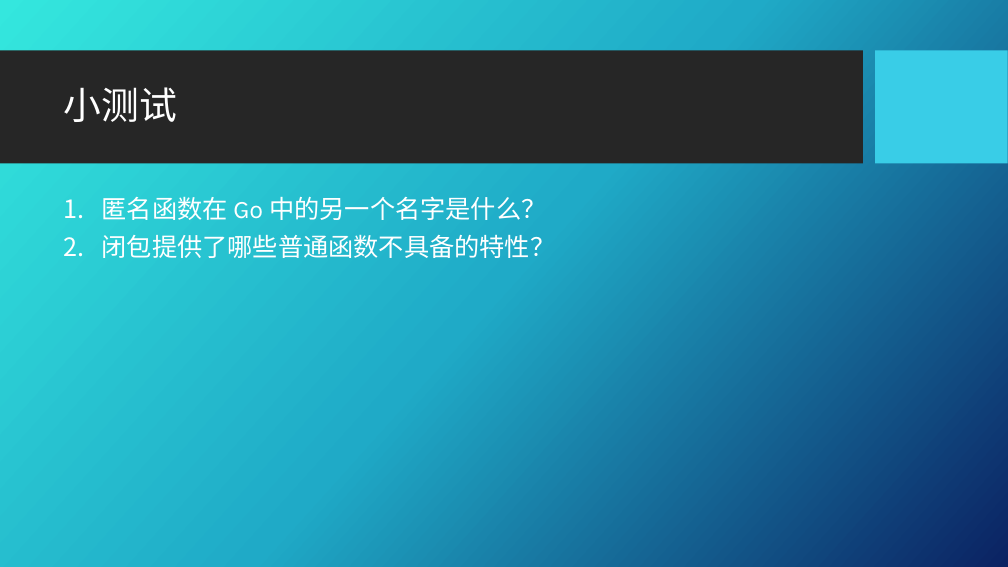
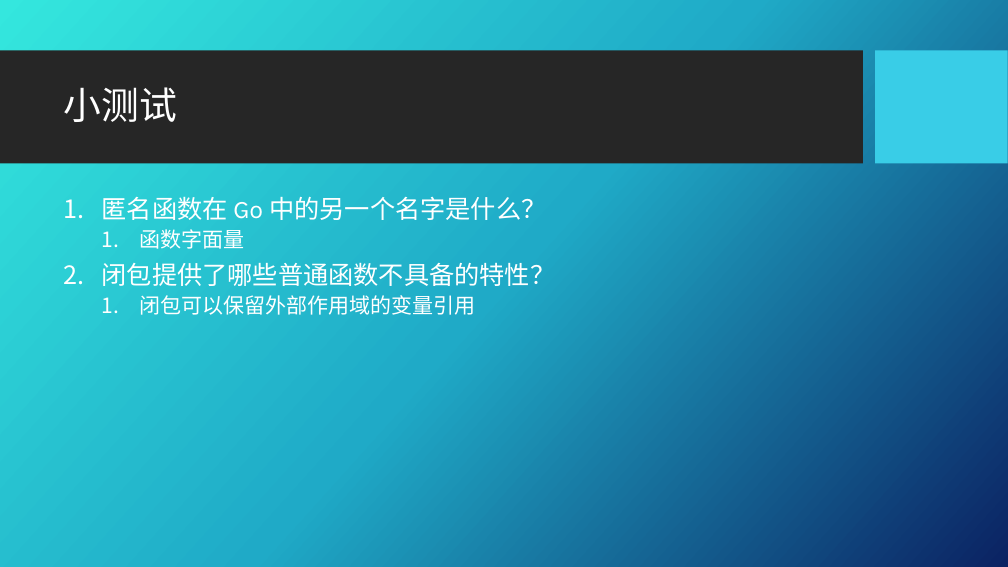
Before and after one commit to Applevegetable/note, a slide deck: slide 11 of PPT/Go 14.pptx. Drawn at 1008x567 pixels with LibreOffice and Linux fonts; fonts in the diff are those of the drawing; background and template pictures are left out. Boxes give left, top, right and bottom in pixels: in the first picture for what was removed or moved away, otherwise in the second. Text is boxed around its words. In the diff, an @@ line names an element or a change of style, - is before the commit and + after.

```diff
--- a/PPT/Go 14.pptx
+++ b/PPT/Go 14.pptx
@@ text at bbox=[139, 229, 244, 249]: paragraph added @@
+  1. 函数字面量
@@ text at bbox=[139, 295, 476, 315]: paragraph added @@
+  1. 闭包可以保留外部作用域的变量引用
```
Also in this commit, not shown: 2 other slides changed, 13 other files.
